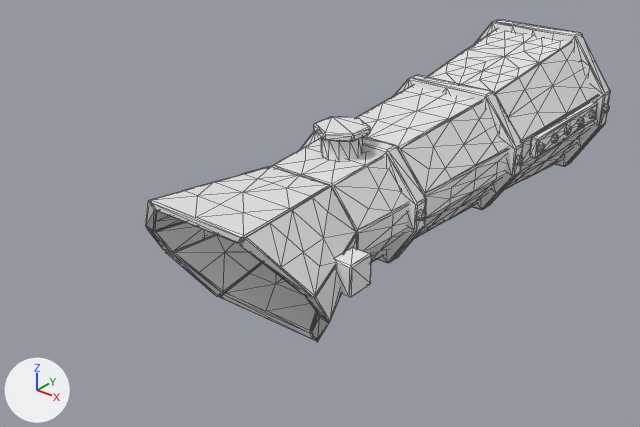
One commit to the OBJ model Assets/Resources/Models/Freeze_M0/barrel.obj: the scene before it, then after it.
Rendered twice from a camera (50 mm lens) standing at (0.625, -1.428, 0.438) and looking at (-0.042, -0.595, -0.079). The axes (+X, +Y, +Z) are drawn at lower left. The lights are the same throughout. The picture after the commit comes second. Mesh edges are drawn as thin lines. Where no turn or scale is listed for an object, it has been applied to the vertices. Vertices at exactly the same position are counted once.

Names of what the first picture shows: 'barrel'.
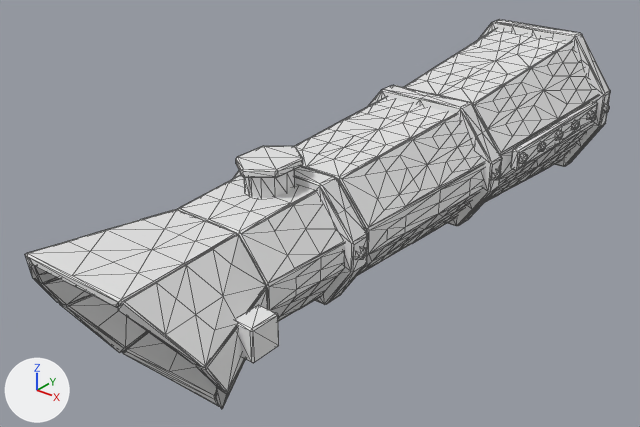
Pixel boxes (x1, y1, x2, y2) of what changed, in the pictures (640 x 427 px; the box of a moved part takes in the faces that stretch with it):
'barrel', reshaped (26% wider, 21% taller)
    before: (146, 19, 610, 342)
    after: (25, 19, 610, 409)
part 1 of me_barrel, moved or reshaped
    before: (311, 310, 335, 342)
    after: (215, 359, 246, 409)
part 2 of me_barrel, moved or reshaped
    before: (220, 263, 317, 341)
    after: (123, 332, 220, 407)
part 3 of me_barrel, moved or reshaped
    before: (166, 234, 262, 297)
    after: (60, 295, 148, 353)
part 4 of me_barrel, moved or reshaped
    before: (530, 101, 598, 158)
    after: (511, 102, 598, 170)
part 5 of me_barrel, moved or reshaped
    before: (335, 247, 372, 297)
    after: (236, 305, 279, 363)
part 6 of me_barrel, moved or reshaped (not visible afterwards)
    before: (418, 210, 427, 221)
part 7 of me_barrel, moved or reshaped
    before: (590, 110, 596, 119)
    after: (588, 111, 595, 120)
part 8 of me_barrel, moved or reshaped
    before: (538, 142, 545, 152)
    after: (556, 131, 563, 140)
part 9 of me_barrel, moved or reshaped
    before: (552, 134, 559, 143)
    after: (539, 142, 546, 151)
part 10 of me_barrel, moved or reshaped
    before: (516, 156, 523, 165)
    after: (520, 154, 528, 163)
part 11 of me_barrel, moved or reshaped
    before: (566, 125, 572, 134)
    after: (493, 170, 501, 180)
part 12 of me_barrel, moved or reshaped (not visible before)
    after: (356, 247, 367, 260)
part 13 of me_barrel, added
    after: (25, 209, 268, 392)
part 14 of me_barrel, added
    after: (367, 85, 502, 226)
part 15 of me_barrel, added
    after: (233, 166, 368, 305)
part 16 of me_barrel, added
    after: (244, 169, 295, 198)
part 17 of me_barrel, added
    after: (236, 146, 303, 178)
part 18 of me_barrel, deleted
    before: (321, 137, 363, 161)
part 19 of me_barrel, deleted
    before: (314, 116, 370, 142)
part 20 of me_barrel, moved or reshaped
    before: (146, 30, 596, 321)
    after: (177, 29, 596, 321)

The change, as a list of edits to the scene's bpy script:
```text
Change me_barrel:
    used by ob_barrel; location = (0.0, 0.0, 0.0)
    remove me_barrel.from_pydata(...)  # 1586 vertices, 3062 faces; spans x -0.14..0.14, y -0.858..-0.06, z -0.156..0.079
    add me_barrel.from_pydata(...)  # 1886 vertices, 3666 faces; spans x -0.14..0.14, y -1.016..-0.06, z -0.156..0.079
    me_barrel part 1: the loose piece of 32 vertices spanning x 0.045..0.129, y -0.792..-0.684, z -0.148..-0.06 is moved by (0.0, -0.157, 0.0)
    me_barrel part 2: the loose piece of 40 vertices spanning x -0.079..0.079, y -0.754..-0.684, z -0.148..-0.101 is moved by (0.0, -0.157, 0.0)
    me_barrel part 3: the loose piece of 32 vertices spanning x -0.129..-0.045, y -0.792..-0.684, z -0.148..-0.06 is moved by (0.0, -0.157, 0.0)
    me_barrel part 4: the loose piece of 38 vertices spanning x 0.118..0.13, y -0.314..-0.104, z -0.046..-0.016 is scaled about its middle by (1, 1.27, 1), then moved by (0.0, -0.029, 0.0)
    me_barrel part 5: the loose piece of 24 vertices spanning x 0.1..0.128, y -0.754..-0.714, z -0.071..-0.031 is moved by (0.0, -0.157, 0.0)
    me_barrel part 6: the loose piece of 17 vertices spanning x 0.102..0.109, y -0.584..-0.568, z -0.052..-0.036 is scaled about its middle by (-1, -1.27, 1), then moved by (-0.211, -0.127, 0.0)
    me_barrel part 7: the loose piece of 17 vertices spanning x 0.128..0.135, y -0.132..-0.116, z -0.039..-0.023 is scaled about its middle by (1, 1.27, 1), then moved by (0.0, -0.006, 0.0)
    me_barrel part 8: the loose piece of 17 vertices spanning x 0.128..0.135, y -0.312..-0.296, z -0.039..-0.023 is scaled about its middle by (1, 1.27, 1), then moved by (0.0, 0.06, 0.0)
    me_barrel part 9: the loose piece of 17 vertices spanning x 0.128..0.135, y -0.267..-0.251, z -0.039..-0.023 is scaled about its middle by (1, 1.27, 1), then moved by (0.0, -0.042, 0.0)
    me_barrel part 10: the loose piece of 17 vertices spanning x 0.116..0.123, y -0.354..-0.338, z -0.049..-0.033 is scaled about its middle by (1, 1.27, 1), then moved by (0.012, -0.013, 0.01)
    me_barrel part 11: the loose piece of 17 vertices spanning x 0.128..0.135, y -0.222..-0.206, z -0.039..-0.023 is scaled about its middle by (1, 1.27, 1), then moved by (-0.012, -0.198, -0.01)
    me_barrel part 12: the loose piece of 17 vertices spanning x -0.135..-0.128, y -0.222..-0.206, z -0.039..-0.023 is scaled about its middle by (-1, -1.27, 1), then moved by (0.237, -0.489, -0.013)
    me_barrel part 13: a new loose piece of 192 vertices spanning x -0.129..0.129, y -1.016..-0.84, z -0.081..0.028
    me_barrel part 14: a new loose piece of 114 vertices spanning x -0.118..0.118, y -0.427..-0.396, z -0.129..0.047
    me_barrel part 15: a new loose piece of 92 vertices spanning x -0.104..0.104, y -0.718..-0.688, z -0.122..0.034
    me_barrel part 16: a new loose piece of 52 vertices spanning x -0.026..0.026, y -0.771..-0.706, z 0.019..0.049
    me_barrel part 17: a new loose piece of 38 vertices spanning x -0.031..0.031, y -0.783..-0.694, z 0.049..0.059
    me_barrel part 18: the loose piece of 48 vertices spanning x -0.026..0.026, y -0.63..-0.578, z 0.019..0.049 is deleted
    me_barrel part 19: the loose piece of 36 vertices spanning x -0.031..0.031, y -0.639..-0.569, z 0.049..0.059 is deleted
    me_barrel part 20: 820 vertices removed from x -0.135..0.135, y -0.858..-0.094, z -0.156..0.066; 716 vertices added at x -0.135..0.135, y -0.84..-0.102, z -0.156..0.066
    other edits to the shape of me_barrel do not show in these pictures
```
